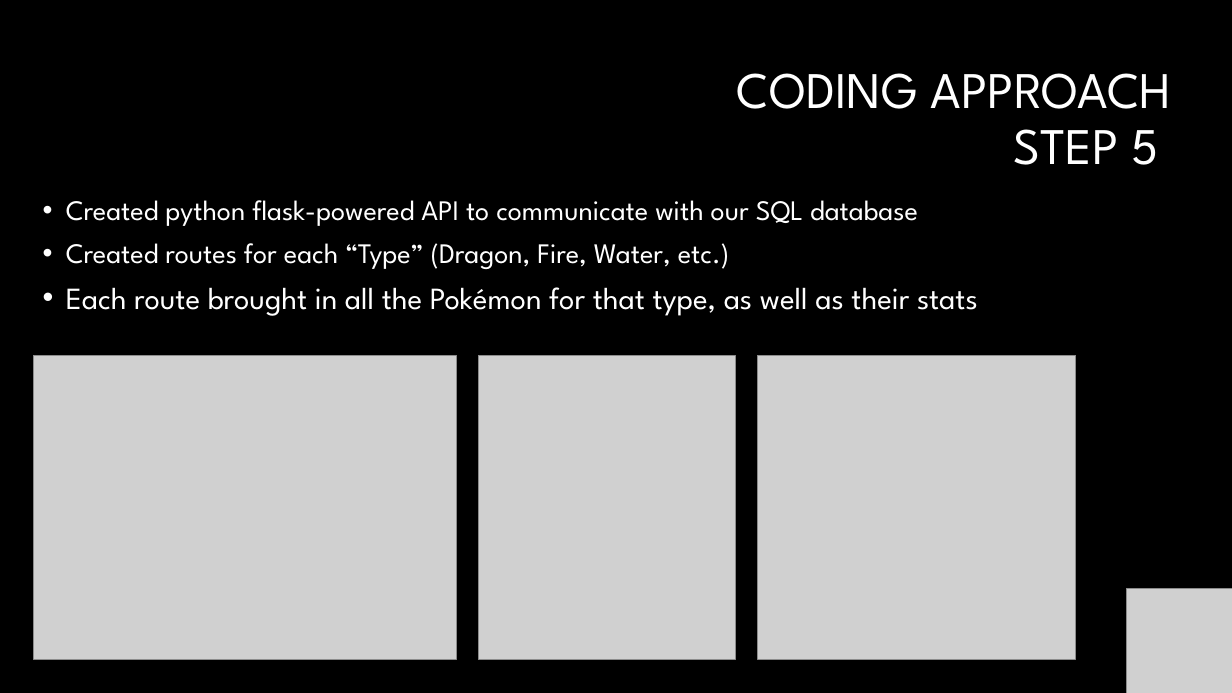
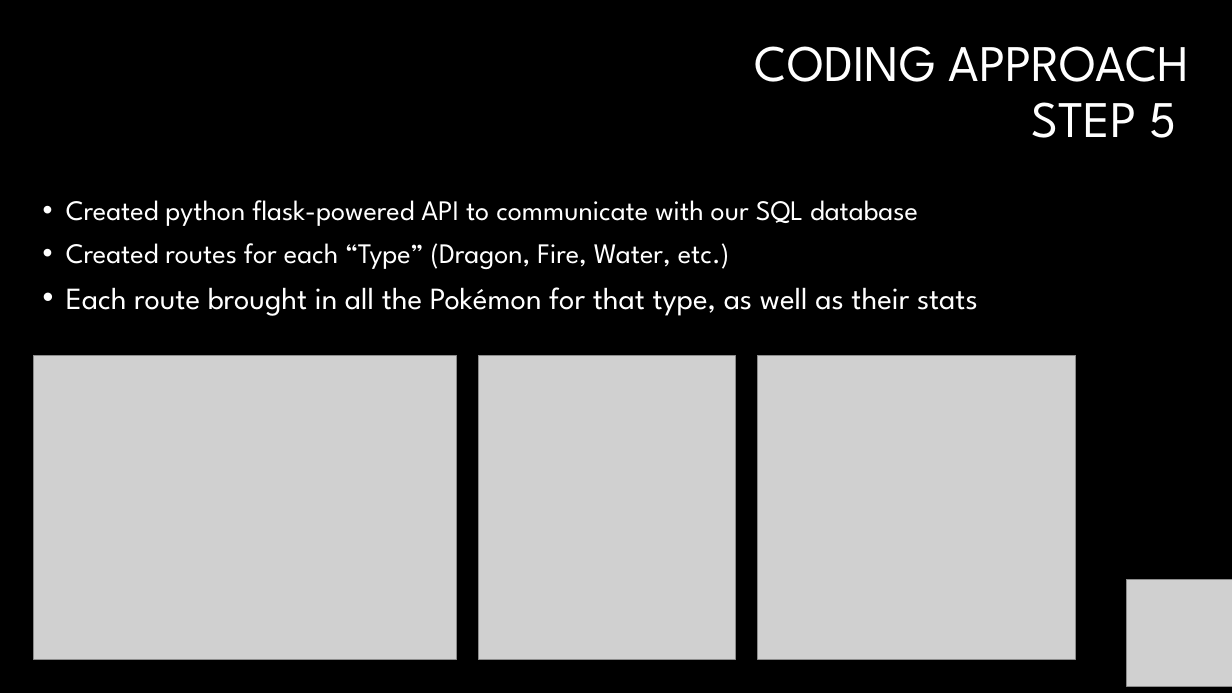
Before and after one commit to Dbuescher8/Pokemon-Project2, a slide deck: slide 8 of Presentation 2.pptx. Drawn at 1232x693 pixels with LibreOffice and Linux fonts; fonts in the diff are those of the drawing; grey boxes stand for pictures; background and template pictures are left out. Boxes give left, top, right and bottom in pixels: in the first picture for what was removed or moved away, otherwise in the second. Text is boxed around its words. In the diff, an @@ line names an element or a change of style, - is before the commit and + after.

Commit message:
final edits

```diff
--- a/Presentation 2.pptx
+++ b/Presentation 2.pptx
@@ title "CODING APPROACH STEP 5": place and size @@
-title "CODING APPROACH STEP 5" at bbox=[737, 73, 1172, 165]
+title "CODING APPROACH STEP 5" at bbox=[755, 46, 1190, 138]
@@ picture: place and size @@
-picture at bbox=[1128, 589, 1232, 693]
+picture at bbox=[1128, 579, 1232, 687]
```
Also in this commit, not shown: 3 other slides changed.
